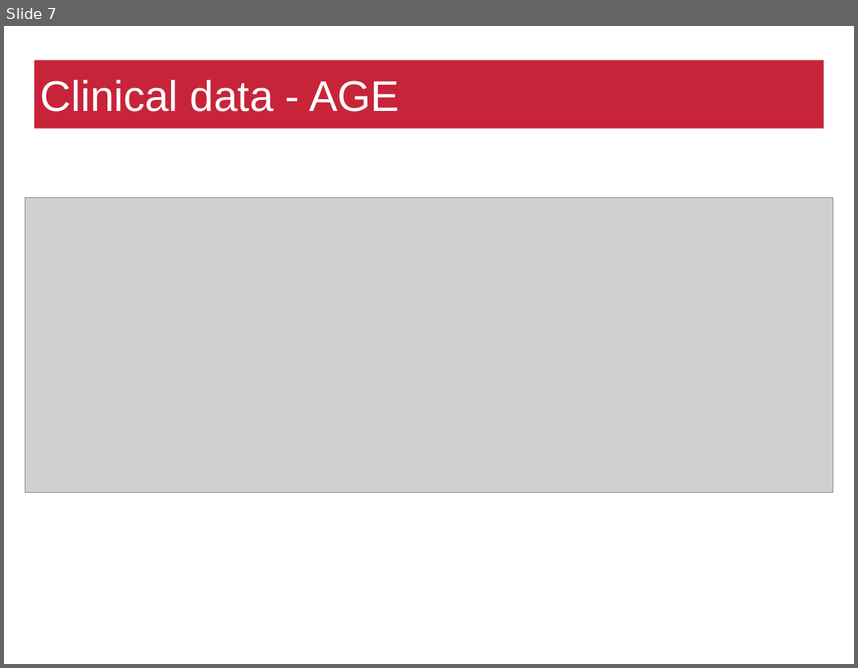
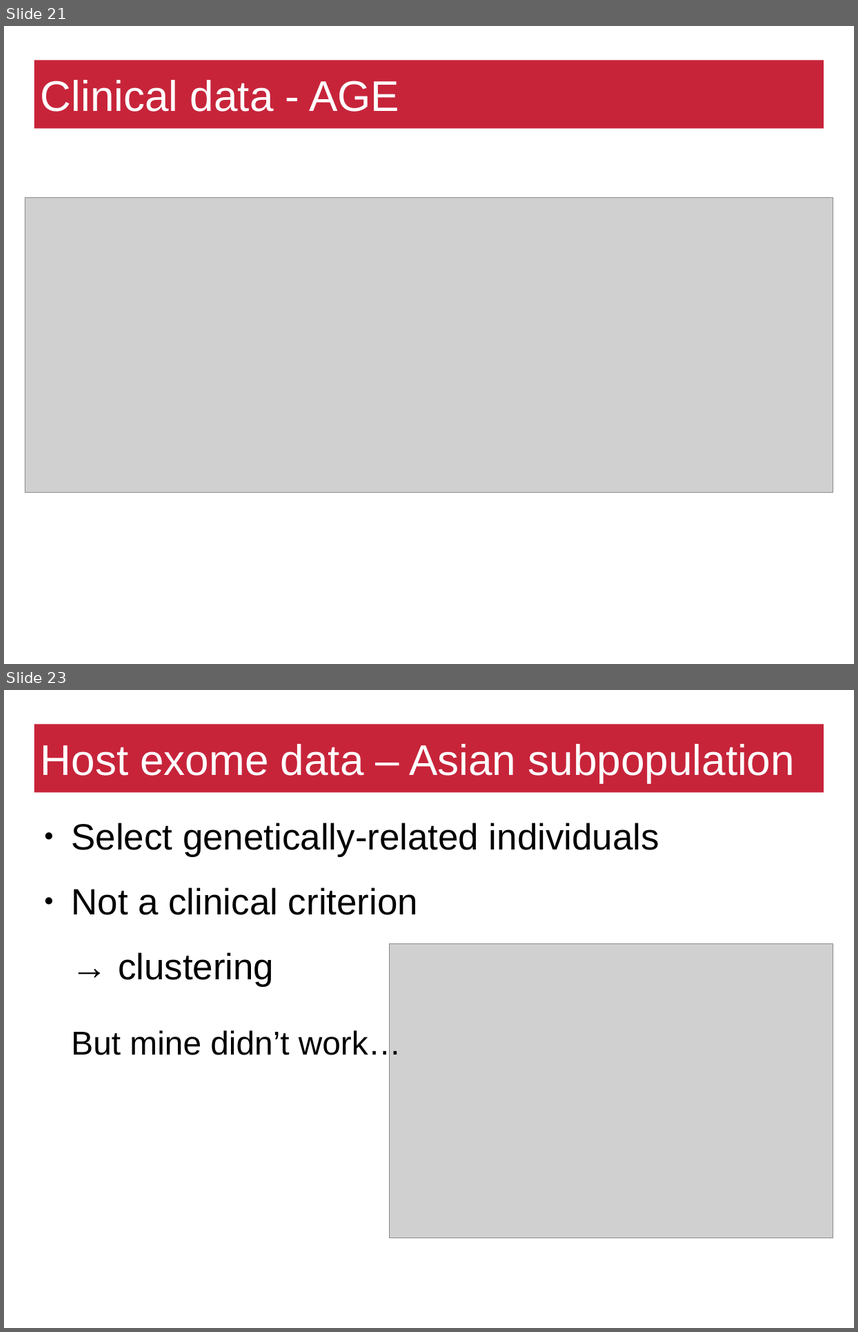
Before and after one commit to matthiaszeller/HBV, a slide deck: Presentation.odp. Shown one above the other, each under a label of ours: slide 7 before the commit, slides 21 and 23 after it; the slides between them are not shown. The pictures are 858x668 and 858x1332 pixels, drawn with LibreOffice and Linux fonts; fonts in the diff are those of the drawing; grey boxes stand for pictures; background and template pictures are left out. Boxes give left, top, right and bottom in pixels: in the first picture for what was removed or moved away, otherwise in the second. Text is boxed around its words. In the diff, an @@ line names an element or a change of style, - is before the commit and + after.

```diff
--- a/Presentation.odp
+++ b/Presentation.odp
@@ slide 23 added at (4, 690, 854, 1328), background #FFFFFF @@
@@ title added at (34, 724, 824, 793), fill #C7243A, 40 pt, text #FFFFFF @@
+Host exome data – Asian subpopulation
@@ text added at (71, 822, 660, 986), 34.1 pt, text #000000 @@
+● Select genetically-related individuals
+● Not a clinical criterion
+→ clustering
@@ picture added at (390, 944, 833, 1238) @@
@@ text added at (71, 1028, 401, 1061), 30.8 pt, text #000000 @@
+But mine didn’t work…
@@ page number added at (648, 1283, 846, 1327), 14 pt, text #FFFFFF @@
+23
@@ what was slide 7 is now slide 21 @@
```
Also in this commit, not shown: 9 slides changed, 8 other slides added, 2 slides removed.
